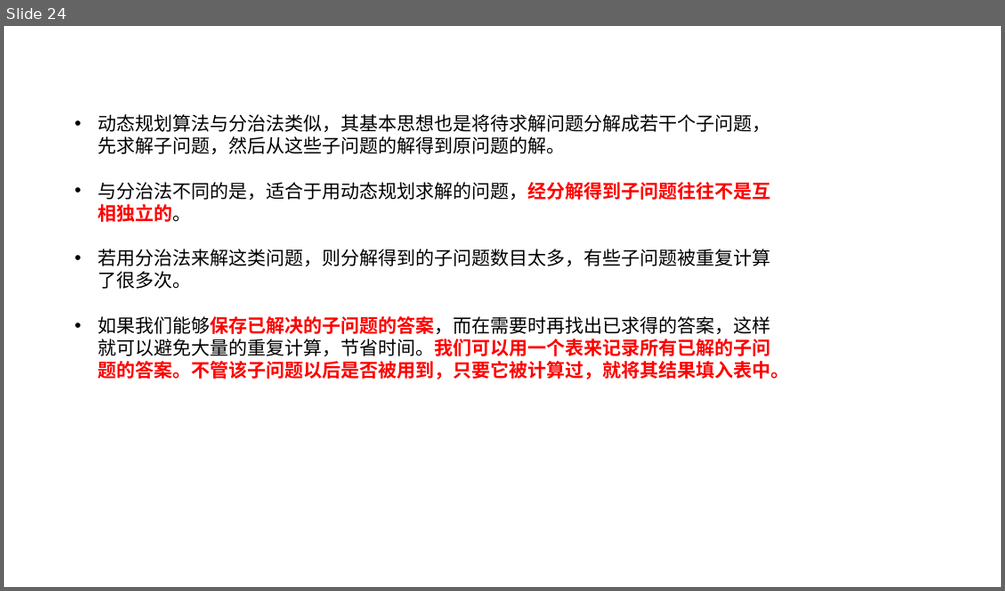
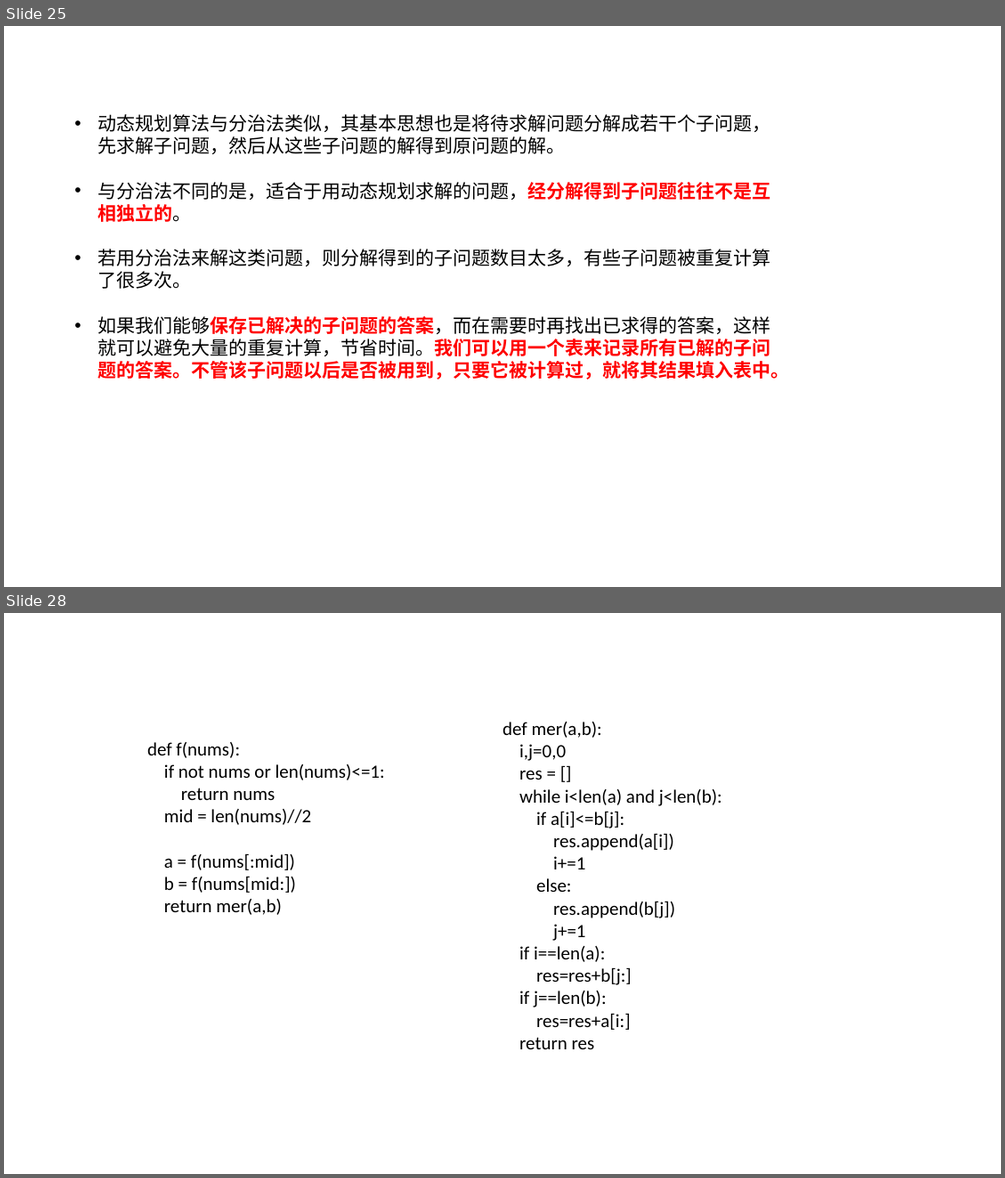
Before and after one commit to goodluck4s/notebook, a slide deck: 笔记/小算法.pptx. Shown one above the other, each under a label of ours: slide 24 before the commit, slides 25 and 28 after it; the slides between them are not shown. The pictures are 1005x591 and 1005x1178 pixels, drawn with LibreOffice and Linux fonts; fonts in the diff are those of the drawing. Boxes give left, top, right and bottom in pixels: in the first picture for what was removed or moved away, otherwise in the second. Text is boxed around its words. In the diff, an @@ line names an element or a change of style, - is before the commit and + after.

```diff
--- a/笔记/小算法.pptx
+++ b/笔记/小算法.pptx
@@ slide 28 added at bbox=[4, 613, 1001, 1174], background #FFFFFF @@
@@ text added at bbox=[147, 742, 385, 915], 18 pt, text #000000 @@
+def f(nums):
+if not nums or len(nums)<=1:
+return nums
+mid = len(nums)//2
+a = f(nums[:mid])
+b = f(nums[mid:])
+return mer(a,b)
@@ text added at bbox=[502, 722, 722, 1049], 18 pt, text #000000 @@
+def mer(a,b):
+i,j=0,0
+res = []
+while i<len(a) and j<len(b):
+if a[i]<=b[j]:
+res.append(a[i])
+i+=1
+else:
+res.append(b[j])
+j+=1
+if i==len(a):
+res=res+b[j:]
+if j==len(b):
+res=res+a[i:]
+return res
@@ what was slide 24 is now slide 25 @@
```
Also in this commit, not shown: 4 slides changed, 2 other slides added, 13 slides removed.
